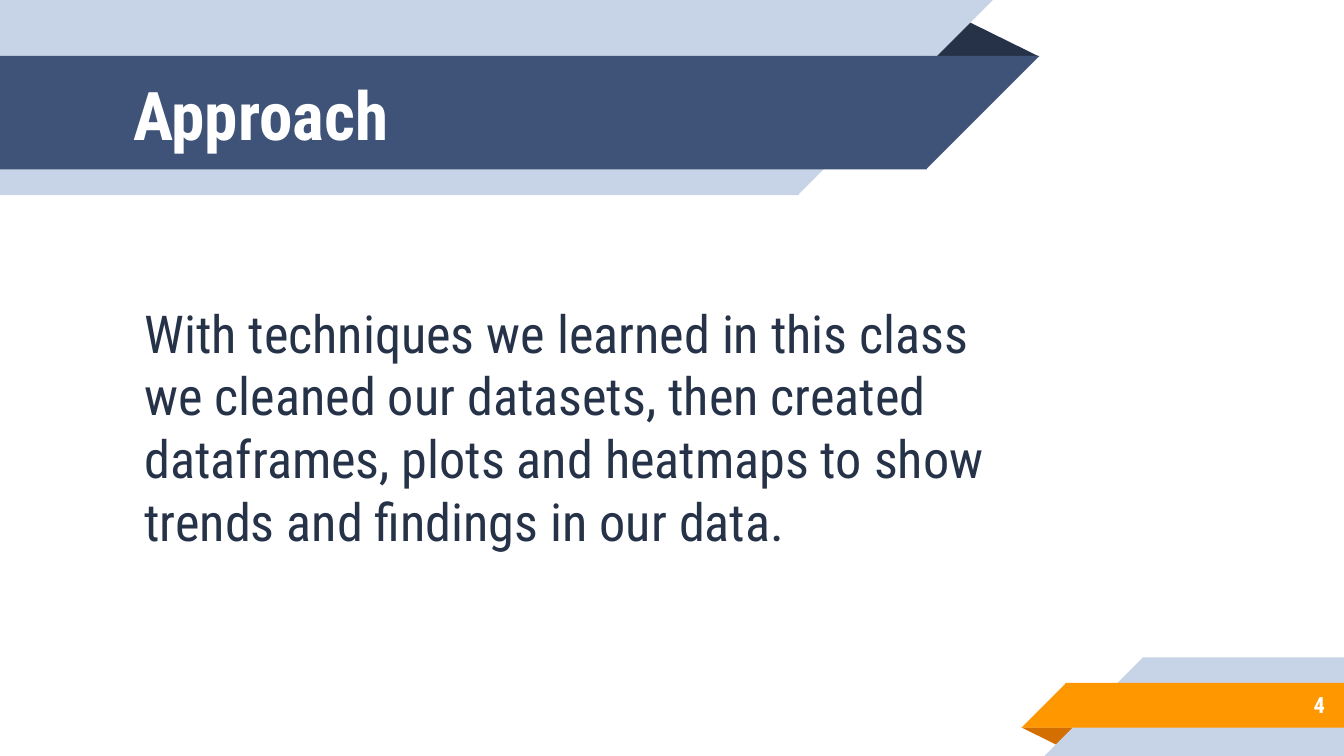
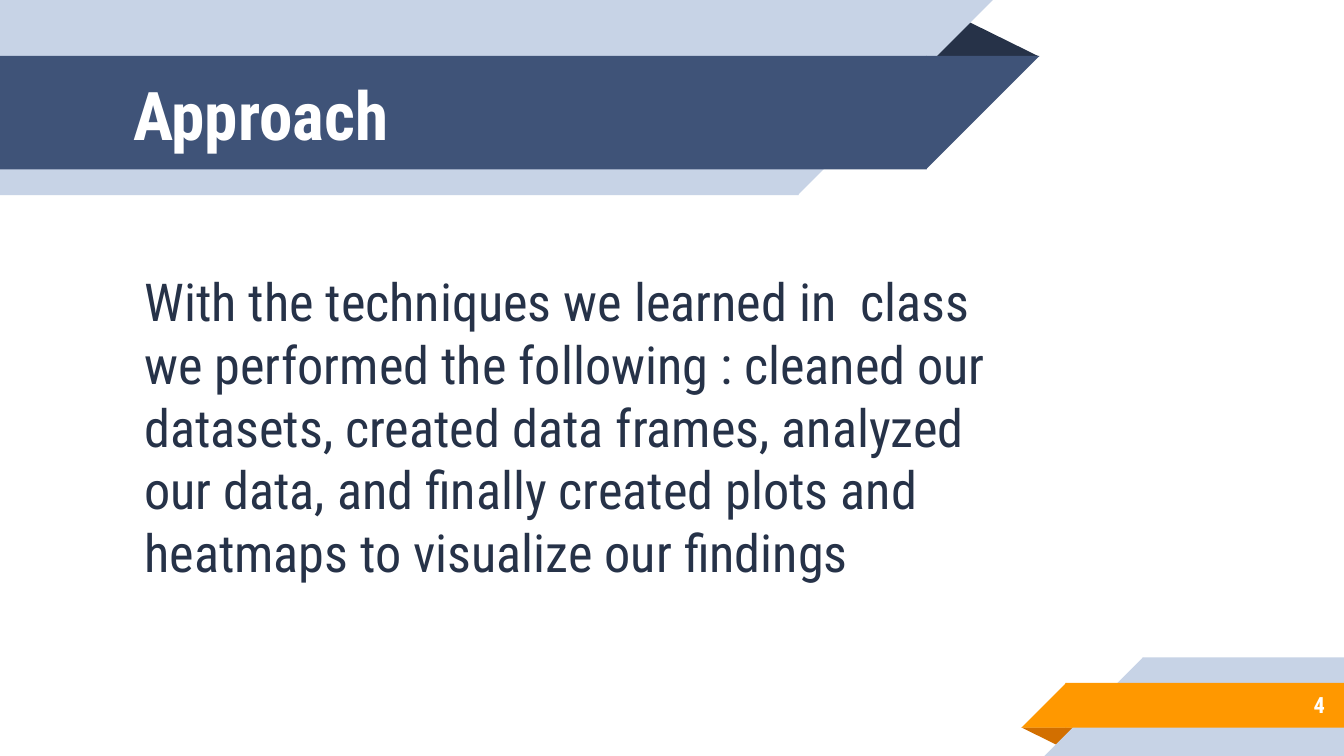
Before and after one commit to davidrodjen/TP03-RodJen-Pfeiffer-Saxen, a slide deck: slide 4 of TP03/TP04 Pfeiffer, Rodriguez-Jenkins, Saxen.pptx. Drawn at 1344x756 pixels with LibreOffice and Linux fonts; fonts in the diff are those of the drawing; background and template pictures are left out. Boxes give left, top, right and bottom in pixels: in the first picture for what was removed or moved away, otherwise in the second. Text is boxed around its words. In the diff, an @@ line names an element or a change of style, - is before the commit and + after.

```diff
--- a/TP03/TP04 Pfeiffer, Rodriguez-Jenkins, Saxen.pptx
+++ b/TP03/TP04 Pfeiffer, Rodriguez-Jenkins, Saxen.pptx
@@ text at (144, 281, 984, 583): text changed @@
-With techniques we learned in this class we cleaned our datasets, then created dataframes, plots and heatmaps to show trends and findings in our data.
+With the techniques we learned in class we performed the following : cleaned our datasets, created data frames, analyzed our data, and finally created plots and heatmaps to visualize our findings
```
Also in this commit, not shown: 5 other slides changed, 3 slides added, 1 other file.
